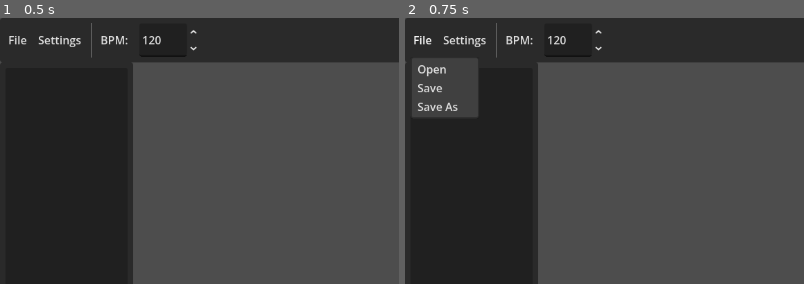
Above: before the commit, frames 1-2 (left to right).
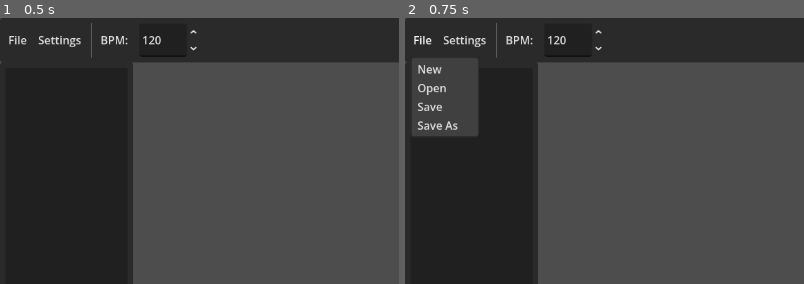
Above: after the commit, the same moments.

Repository: Linkerpink/GDaw
Game: Godot game, scene res://scenes/main.tscn
Two runs of this game, one before a commit and one after it. Both use one fixed random seed, a clock stepped at 60 frames per second and the inputs below.
Inputs:
- Up to frame 1 (0.5 s): no input
- Up to frame 2 (0.75 s): click "File" at 0.5 s
The pictures show only the part of the screen within x 0-50%, y 0-50%; the shares and areas given below are measured in that part.

Frame 1 is identical in both runs. In frame 2, 1.4% of the frame differs, in the area x 1-19%, y 17-45%.

Commit message:
saving and loading files
TODO: fix name not loading

Diff:
--- a/project.godot
+++ b/project.godot
@@ -24,6 +24,7 @@
 Settings="*uid://dbpc2b6a8xncl"
 WindowManager="*uid://5rxsb1thr3hi"
 Globals="*uid://forpdpc1blqg"
+Project="*uid://1s2ybqlo2nr0"
 
 [editor_plugins]
 
@@ -84,6 +85,21 @@
 "events": [Object(InputEventKey,"resource_local_to_scene":false,"resource_name":"","device":-1,"window_id":0,"alt_press …(189 unchanged characters)…
 ]
 }
+save_file={
+"deadzone": 0.2,
+"events": [Object(InputEventKey,"resource_local_to_scene":false,"resource_name":"","device":-1,"window_id":0,"alt_pressed":false,"shift_pressed":false,"ctrl_pressed":true,"meta_pressed":false,"pressed":false,"keycode":0,"physical_keycode":83,"key_label":0,"unicode":0,"location":0,"echo":false,"script":null)
+]
+}
+save_file_as={
+"deadzone": 0.2,
+"events": [Object(InputEventKey,"resource_local_to_scene":false,"resource_name":"","device":-1,"window_id":0,"alt_pressed":false,"shift_pressed":true,"ctrl_pressed":true,"meta_pressed":false,"pressed":false,"keycode":0,"physical_keycode":83,"key_label":0,"unicode":0,"location":0,"echo":false,"script":null)
+]
+}
+open_file={
+"deadzone": 0.2,
+"events": [Object(InputEventKey,"resource_local_to_scene":false,"resource_name":"","device":-1,"window_id":0,"alt_pressed":false,"shift_pressed":false,"ctrl_pressed":true,"meta_pressed":false,"pressed":false,"keycode":0,"physical_keycode":79,"key_label":0,"unicode":0,"location":0,"echo":false,"script":null)
+]
+}
 
 [physics]
 
--- a/project_time_traker.json
+++ b/project_time_traker.json
@@ -1,8 +1,8 @@
 {
-  "2D": 16243.7230000496,
+  "2D": 18072.9140012264,
   "3D": 2.96399998664856,
-  "AssetLib": 24.5989997386932,
-  "Editor": 49741.8979971408,
-  "Game": 6744.3419919014,
-  "Script": 26726.2700054645
+  "AssetLib": 45.4779999256134,
+  "Editor": 60473.8209969997,
+  "Game": 8500.63899207116,
+  "Script": 33851.8260037899
 }
--- a/scenes/components/top_bar.tscn
+++ b/scenes/components/top_bar.tscn
@@ -1,6 +1,7 @@
 [gd_scene format=3 uid="uid://bnw2t4wgigodx"]
 
-[ext_resource type="Script" uid="uid://bu2t5fk1om2hi" path="res://scripts/windows/bpm_manager.gd" id="1_tmikl"]
+[ext_resource type="Script" uid="uid://cj5dls78aet0" path="res://scripts/windows/top_bar/file_menu_button.gd" id="1_k3yks"]
+[ext_resource type="Script" uid="uid://bu2t5fk1om2hi" path="res://scripts/windows/top_bar/bpm_input.gd" id="1_tmikl"]
 [ext_resource type="PackedScene" uid="uid://cesnjcjwwpawj" path="res://scenes/components/windows/tap_bpm_window.tscn" id="2_tmikl"]
 
 [node name="TopBar" type="Control" unique_id=13979123]
@@ -26,13 +27,28 @@
 layout_mode = 2
 text = "File"
 switch_on_hover = true
-item_count = 3
-popup/item_0/text = "Open"
+item_count = 4
+popup/item_0/text = "New"
 popup/item_0/id = 0
-popup/item_1/text = "Save"
+popup/item_1/text = "Open"
 popup/item_1/id = 1
-popup/item_2/text = "Save As"
+popup/item_2/text = "Save"
 popup/item_2/id = 2
+popup/item_3/text = "Save As"
+popup/item_3/id = 3
+script = ExtResource("1_k3yks")
+
+[node name="OpenFileWindow" type="FileDialog" parent="MarginContainer/HBoxContainer/FileMenuButton" unique_id=2090084964]
+title = "Open a File"
+initial_position = 4
+file_mode = 0
+access = 2
+filters = PackedStringArray("*.gdp")
+
+[node name="SaveFileWindow" type="FileDialog" parent="MarginContainer/HBoxContainer/FileMenuButton" unique_id=175247647]
+initial_position = 4
+access = 2
+filters = PackedStringArray("*.gdp")
 
 [node name="SettingsMenuButton" type="MenuButton" parent="MarginContainer/HBoxContainer" unique_id=1244588619]
 layout_mode = 2
@@ -62,7 +78,8 @@
 popup/item_0/text = "Tap"
 popup/item_0/id = 0
 
-[node name="SpinBox" type="SpinBox" parent="MarginContainer/HBoxContainer/BPMManager" unique_id=1933432828]
+[node name="BPMSpinBox" type="SpinBox" parent="MarginContainer/HBoxContainer/BPMManager" unique_id=1933432828]
+unique_name_in_owner = true
 layout_mode = 2
 min_value = 1.0
 max_value = 9999.0
@@ -78,3 +95,7 @@
 grow_horizontal = 2
 grow_vertical = 2
 mouse_filter = 2
+
+[connection signal="file_selected" from="MarginContainer/HBoxContainer/FileMenuButton/OpenFileWindow" to="MarginContainer/HBoxContainer/FileMenuButton" method="_load_file"]
+[connection signal="file_selected" from="MarginContainer/HBoxContainer/FileMenuButton/SaveFileWindow" to="MarginContainer/HBoxContainer/FileMenuButton" method="_save_file"]
+[connection signal="value_changed" from="MarginContainer/HBoxContainer/BPMManager/BPMSpinBox" to="MarginContainer/HBoxContainer/BPMManager" method="_set_bpm"]
--- a/scenes/components/windows/gdaw_window.tscn
+++ b/scenes/components/windows/gdaw_window.tscn
@@ -76,10 +76,11 @@
 layout_mode = 2
 size_flags_vertical = 3
 
-[node name="WindowBackground" type="Panel" parent="." unique_id=1058703408]
+[node name="WindowBackground" type="ColorRect" parent="." unique_id=1945695097]
 z_index = -1
 layout_mode = 2
 mouse_filter = 2
+color = Color(0.12156863, 0.12156863, 0.12156863, 1)
 
 [node name="ResizeBars" type="Control" parent="." unique_id=647093522]
 layout_mode = 2
--- a/scenes/components/windows/mixer/mixer.tscn
+++ b/scenes/components/windows/mixer/mixer.tscn
@@ -1,7 +1,8 @@
 [gd_scene format=3 uid="uid://c6h8pn3bo6qd6"]
 
 [ext_resource type="PackedScene" uid="uid://b5jn4fveoyo2e" path="res://scenes/components/windows/gdaw_window.tscn" id="1_wf5si"]
-[ext_resource type="Script" uid="uid://cdtvky1dccufk" path="res://scripts/mixer/mixer.gd" id="2_0juxi"]
+[ext_resource type="Script" uid="uid://cdtvky1dccufk" path="res://scripts/windows/mixer/mixer.gd" id="2_0juxi"]
+[ext_resource type="Theme" uid="uid://b7okgf2wmsia1" path="res://themes/gdaw theme/gdaw.tres" id="2_cfcuc"]
 [ext_resource type="PackedScene" uid="uid://cgu3ouyxr1jv5" path="res://scenes/components/windows/mixer/mixer_track.tscn" id="2_vb1bl"]
 [ext_resource type="PackedScene" uid="uid://c1mns6fqsnib7" path="res://scenes/components/windows/mixer/mixer_effect_track.tscn" id="3_0juxi"]
 
@@ -18,6 +19,7 @@
 offset_bottom = 0.0
 grow_horizontal = 0
 grow_vertical = 0
+theme = ExtResource("2_cfcuc")
 title = "Mixer"
 
 [node name="Mixer" type="Control" parent="MarginContainer/VBoxContainer/WindowContent" parent_id_path=PackedInt32Array(1096486190) index="0" unique_id=453439525]
--- a/scenes/components/windows/mixer/mixer_effect_track.tscn
+++ b/scenes/components/windows/mixer/mixer_effect_track.tscn
@@ -1,7 +1,7 @@
 [gd_scene format=3 uid="uid://c1mns6fqsnib7"]
 
 [ext_resource type="Theme" uid="uid://b7okgf2wmsia1" path="res://themes/gdaw theme/gdaw.tres" id="1_wrtey"]
-[ext_resource type="Script" uid="uid://blo3fn0g1fk31" path="res://scripts/mixer/mixer_effect_track.gd" id="2_kfwe7"]
+[ext_resource type="Script" uid="uid://blo3fn0g1fk31" path="res://scripts/windows/mixer/mixer_effect_track.gd" id="2_kfwe7"]
 
 [node name="MixerEffectTrack" type="VBoxContainer" unique_id=1637742747]
 offset_right = 197.0
--- a/scenes/components/windows/mixer/mixer_old.tscn
+++ b/scenes/components/windows/mixer/mixer_old.tscn
@@ -2,7 +2,7 @@
 
 [ext_resource type="Theme" uid="uid://b7okgf2wmsia1" path="res://themes/gdaw theme/gdaw.tres" id="1_0bocn"]
 [ext_resource type="PackedScene" uid="uid://cgu3ouyxr1jv5" path="res://scenes/components/windows/mixer/mixer_track.tscn" id="2_2f5jo"]
-[ext_resource type="Script" uid="uid://cdtvky1dccufk" path="res://scripts/mixer/mixer.gd" id="2_h74qa"]
+[ext_resource type="Script" uid="uid://cdtvky1dccufk" path="res://scripts/windows/mixer/mixer.gd" id="2_h74qa"]
 [ext_resource type="PackedScene" uid="uid://c1mns6fqsnib7" path="res://scenes/components/windows/mixer/mixer_effect_track.tscn" id="3_o6gue"]
 
 [node name="Mixer" type="Control" unique_id=959594576]
--- a/scenes/components/windows/mixer/mixer_track.tscn
+++ b/scenes/components/windows/mixer/mixer_track.tscn
@@ -1,6 +1,6 @@
 [gd_scene format=3 uid="uid://cgu3ouyxr1jv5"]
 
-[ext_resource type="Script" uid="uid://b12slerhy6o6e" path="res://scripts/mixer/mixer_track.gd" id="1_5ev4m"]
+[ext_resource type="Script" uid="uid://b12slerhy6o6e" path="res://scripts/windows/mixer/mixer_track.gd" id="1_5ev4m"]
 [ext_resource type="Script" uid="uid://cpk85ve353mwu" path="res://scripts/range.gd" id="2_kveca"]
 
 [sub_resource type="StyleBoxEmpty" id="StyleBoxEmpty_o5qli"]
--- a/scripts/gdaw_window.gd
+++ b/scripts/gdaw_window.gd
@@ -178,6 +178,7 @@
 func _open_window():
 	modulate.a = 0
 	scale = Vector2(.75, .75)
+	#pivot_offset = size / 2
 
 	WindowManager.open_window(self)
 
@@ -190,7 +191,7 @@
 
 
 func close_window():
-	pivot_offset = size / 2
+	#pivot_offset = size / 2
 	var _a_tween = get_tree().create_tween()
 	_a_tween.tween_property(self, "modulate:a", 0, Settings.default_animation_length / Settings.animation_speed)
 
--- a/scripts/globals/globals.gd
+++ b/scripts/globals/globals.gd
@@ -8,7 +8,7 @@
 	get_window().min_size = min_screen_size
 
 
-func _process(delta: float) -> void:
+func _process(_delta: float) -> void:
 	#region Shortcuts
 	# Mixer
 	if Input.is_action_just_pressed("toggle_mixer"):
--- /dev/null
+++ b/scripts/globals/project.gd
@@ -0,0 +1,8 @@
+extends Node
+
+var file_name : String = "project"
+var bpm : float = 120
+
+
+func set_bpm(_bpm : float):
+	bpm = _bpm
--- a/scripts/globals/settings.gd
+++ b/scripts/globals/settings.gd
@@ -1,4 +1,46 @@
 extends Node
 
+var settings_dict : Dictionary
+
+var projects_path = OS.get_environment("USERPROFILE") + "/Documents"
 var default_animation_length = .125
 var animation_speed = 1
+
+
+func _ready() -> void:
+	if FileAccess.file_exists("user://settings.sav"):
+		load_settings()
+	else:
+		save_settings()
+
+
+func save_settings():
+	settings_dict = {
+		"projects_path" : projects_path,
+		"animation_speed" : animation_speed,
+	}
+
+	var settings_file = FileAccess.open("user://settings.sav", FileAccess.WRITE)
+	var json_string = JSON.stringify(settings_dict, "\t")
+	settings_file.store_string(json_string)
+	settings_file.close()
+
+
+func load_settings():
+	if not FileAccess.file_exists("user://settings.sav"):
+		return
+
+	var save_file = FileAccess.open("user://settings.sav", FileAccess.READ)
+	var json_string = save_file.get_as_text()
+	save_file.close()
+
+	var json = JSON.new()
+	var parse_result = json.parse(json_string)
+	if parse_result != OK:
+		print("JSON Parse Error: ", json.get_error_message(), " in ", json_string, " at line ", json.get_error_line())
+		return
+
+	settings_dict = json.data
+
+	projects_path = settings_dict["projects_path"]
+	animation_speed = settings_dict["animation_speed"]
--- a/scripts/resource_scripts/project.gd
+++ /dev/null
@@ -1,5 +0,0 @@
-extends Resource
-class_name Project
-
-@export var name : String = "new_project"
-@export var bpm : float = 120
--- a/scripts/windows/bpm_manager.gd
+++ b/scripts/windows/top_bar/bpm_input.gd
@@ -2,10 +2,12 @@
 
 @onready var bpm_menu_button : MenuButton = $BPMMenuButton
 @export var tap_bpm_window_packed : PackedScene
+@onready var spin_box: SpinBox = %BPMSpinBox
 
 
 func _ready() -> void:
 	bpm_menu_button.get_popup().id_pressed.connect(_on_item_pressed)
+	_set_bpm(Project.bpm)
 
 
 func _on_item_pressed(_id):
@@ -13,3 +15,8 @@
 
 	if _item_name == "Tap":
 		WindowManager.create_window(tap_bpm_window_packed)
+
+
+func _set_bpm(value: float) -> void:
+	Project.set_bpm(value)
+	spin_box.value = value
--- /dev/null
+++ b/scripts/windows/top_bar/file_menu_button.gd
@@ -0,0 +1,90 @@
+extends MenuButton
+
+@onready var open_file_window : FileDialog = $OpenFileWindow
+@onready var save_file_window : FileDialog = $SaveFileWindow
+
+
+func _ready() -> void:
+	get_popup().id_pressed.connect(_on_item_pressed)
+
+	open_file_window.visible = false
+	save_file_window.visible = false
+
+
+func _process(_delta: float) -> void:
+	if Input.is_action_just_pressed("close_window"):
+		if open_file_window.visible:
+			open_file_window.visible = false
+		if save_file_window.visible:
+			save_file_window.visible = false
+
+	if Input.is_action_just_pressed("open_file") and not save_file_window.visible:
+		open_open_file_window()
+
+	if Input.is_action_just_pressed("save_file") and not open_file_window.visible:
+		open_save_window()
+
+	if Input.is_action_just_pressed("save_file_as") and not open_file_window.visible:
+		open_save_window()
+
+
+func _on_item_pressed(_id):
+	var _item_name = get_popup().get_item_text(_id)
+
+	if _item_name == "New":
+		print("new")
+
+	if _item_name == "Open":
+		open_open_file_window()
+
+	if _item_name == "Save":
+		open_save_window()
+
+	if _item_name == "Save As":
+		open_save_window()
+
+
+func open_open_file_window():
+	open_file_window.current_dir = Settings.projects_path
+	open_file_window.size = DisplayServer.window_get_size() / 1.5
+	open_file_window.visible = true
+
+
+func open_save_window():
+	save_file_window.current_dir = Settings.projects_path
+	save_file_window.size = DisplayServer.window_get_size() / 1.5
+	save_file_window.visible = true
+
+
+func _save_file(path: String) -> void:
+	Project.file_name = path.get_file()
+	var _file_dict = {
+		"file_name" : Project.file_name,
+		"bpm" : Project.bpm,
+	}
+
+	var _file = FileAccess.open(path, FileAccess.WRITE)
+	var json_string = JSON.stringify(_file_dict, "\t")
+	_file.store_string(json_string)
+	_file.close()
+
+
+func _load_file(path: String) -> void:
+	if not FileAccess.file_exists(path):
+		return
+
+	var save_file = FileAccess.open(path, FileAccess.READ)
+	var json_string = save_file.get_as_text()
+	save_file.close()
+
+	var json = JSON.new()
+	var parse_result = json.parse(json_string)
+	if parse_result != OK:
+		print("JSON Parse Error: ", json.get_error_message(), " in ", json_string, " at line ", json.get_error_line())
+		return
+
+	var _data = json.data
+	#Project.file_name = _data["file_name"]
+	Project.bpm = _data["bpm"]
+
+	%BPMSpinBox.value = Project.bpm
Not shown, added: scripts/globals/project.gd.uid
Not shown, removed: scripts/resource_scripts/project.gd.uid
Renamed: scripts/mixer/mixer.gd -> scripts/windows/mixer/mixer.gd
Renamed: scripts/mixer/mixer.gd.uid -> scripts/windows/mixer/mixer.gd.uid
Renamed: scripts/mixer/mixer_effect_track.gd -> scripts/windows/mixer/mixer_effect_track.gd
Renamed: scripts/mixer/mixer_effect_track.gd.uid -> scripts/windows/mixer/mixer_effect_track.gd.uid
Renamed: scripts/mixer/mixer_track.gd -> scripts/windows/mixer/mixer_track.gd
Renamed: scripts/mixer/mixer_track.gd.uid -> scripts/windows/mixer/mixer_track.gd.uid
Renamed: scripts/windows/bpm_manager.gd.uid -> scripts/windows/top_bar/bpm_input.gd.uid
Not shown, added: scripts/windows/top_bar/file_menu_button.gd.uid
